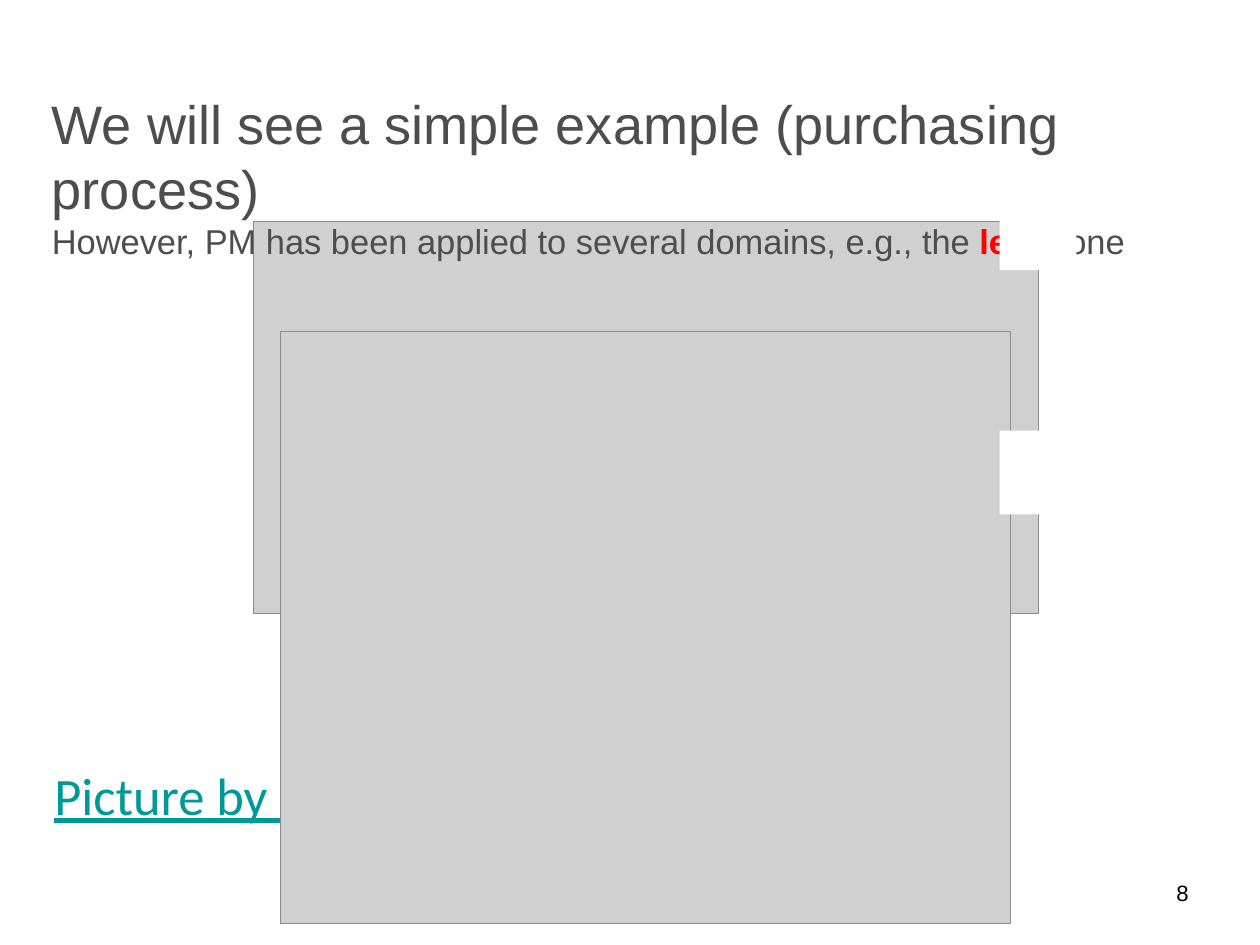
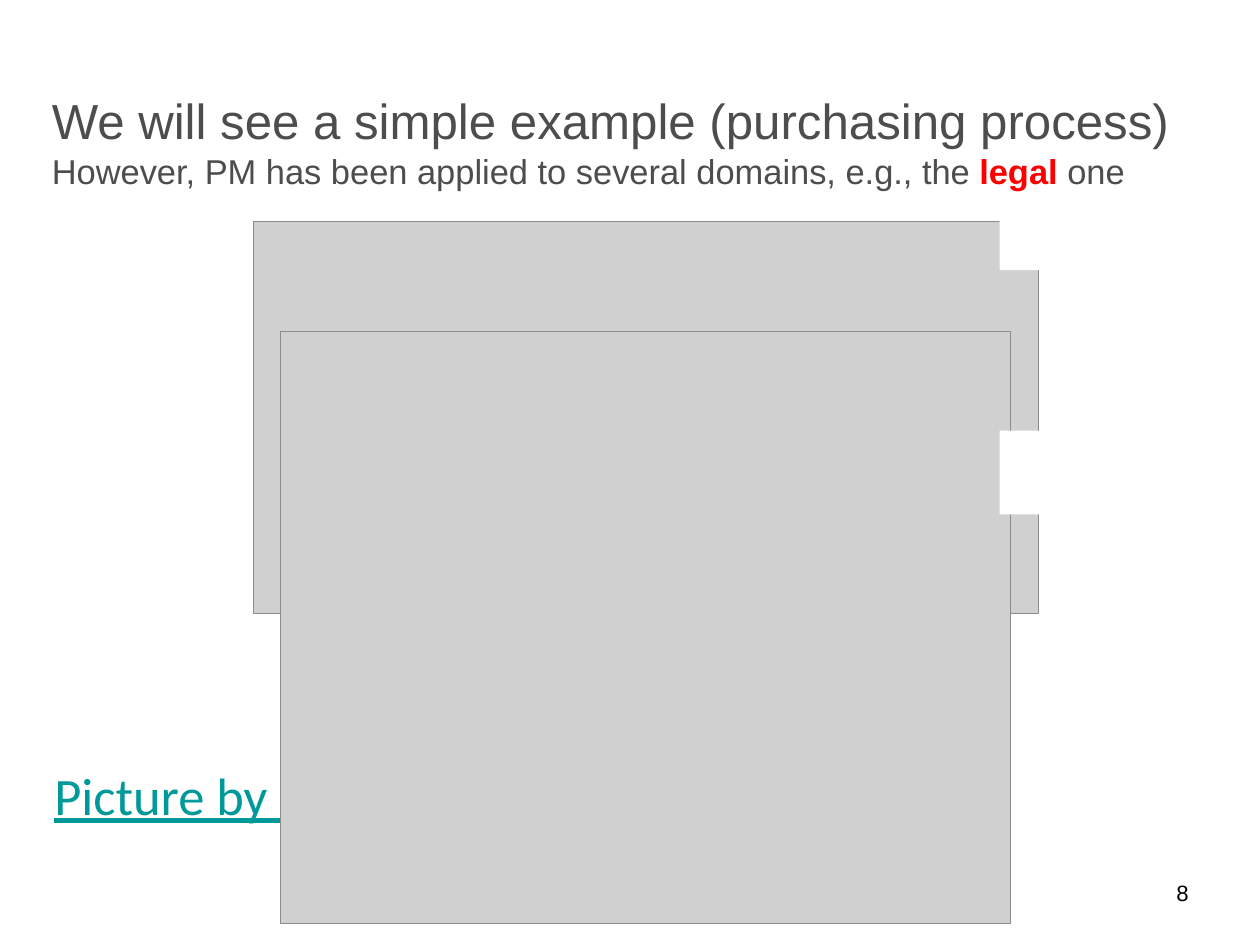
Before and after one commit to EMbeDS-education/ComputingDataAnalysisModeling20252026, a slide deck: slide 8 of PDAI/slides/processMining/ProcessMiningTutorial.pptx. Drawn at 1260x945 pixels with LibreOffice and Linux fonts; fonts in the diff are those of the drawing; grey boxes stand for pictures; background and template pictures are left out. Boxes give left, top, right and bottom in pixels: in the first picture for what was removed or moved away, otherwise in the second. Text is boxed around its words. In the diff, an @@ line names an element or a change of style, - is before the commit and + after.

```diff
--- a/PDAI/slides/processMining/ProcessMiningTutorial.pptx
+++ b/PDAI/slides/processMining/ProcessMiningTutorial.pptx
@@ title "We will see a simple ..." at bbox=[52, 103, 1169, 190]: size 44 to 40 pt in "We will see a simple example (purchasing ..." @@
```
Also in this commit, not shown: 5 other slides changed, 1 slide added, 3 other files.
